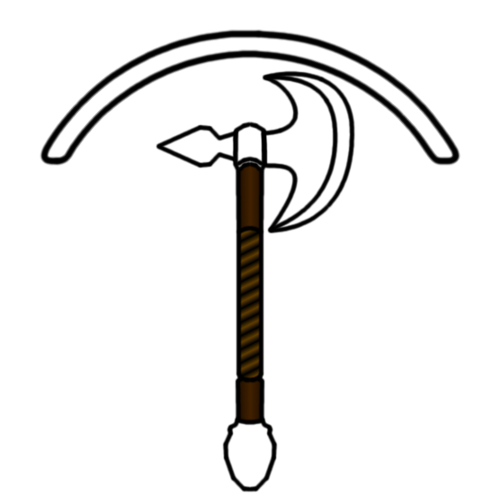
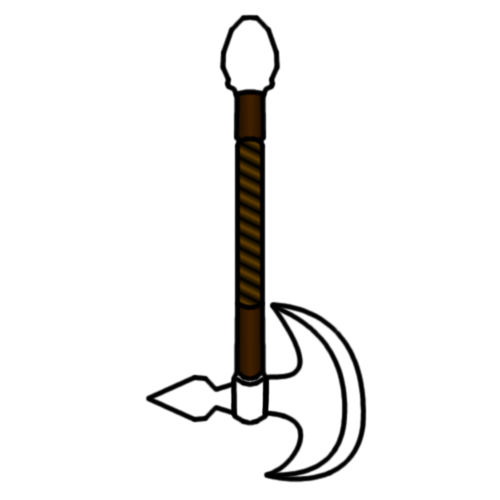
Before/after of a 500 × 500 layered artwork. What changed in the layer stack:
added group "upside-down" with 2 layers above "ankh" over <box>39,14,461,493</box>
added layer "Layer #5" in group "upside-down" over <box>145,14,367,483</box>
added layer "Layer #6" in group "upside-down" over <box>39,14,461,493</box>
hid group "swinging" (3 layers) over <box>39,14,461,493</box>
